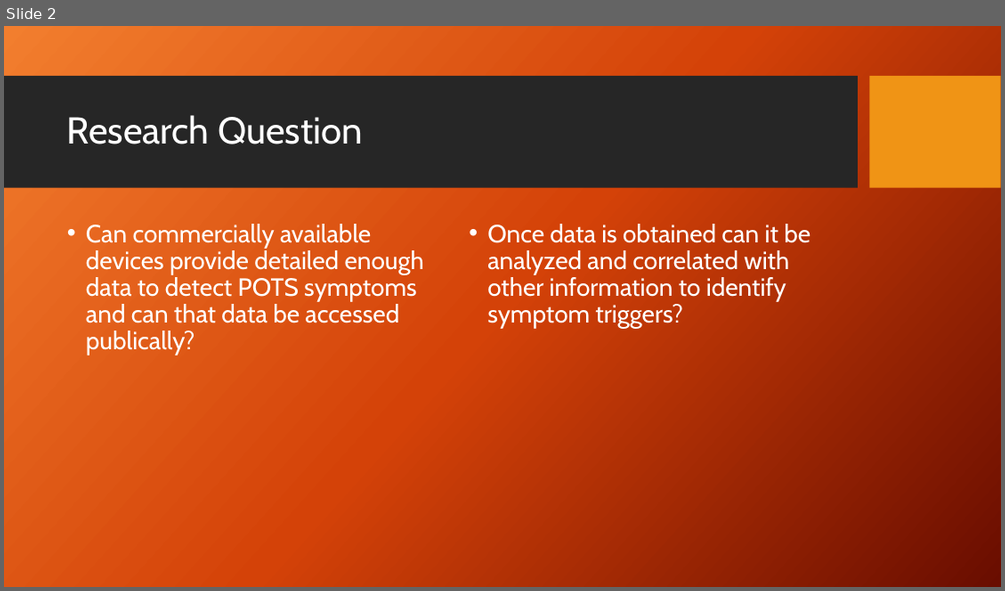
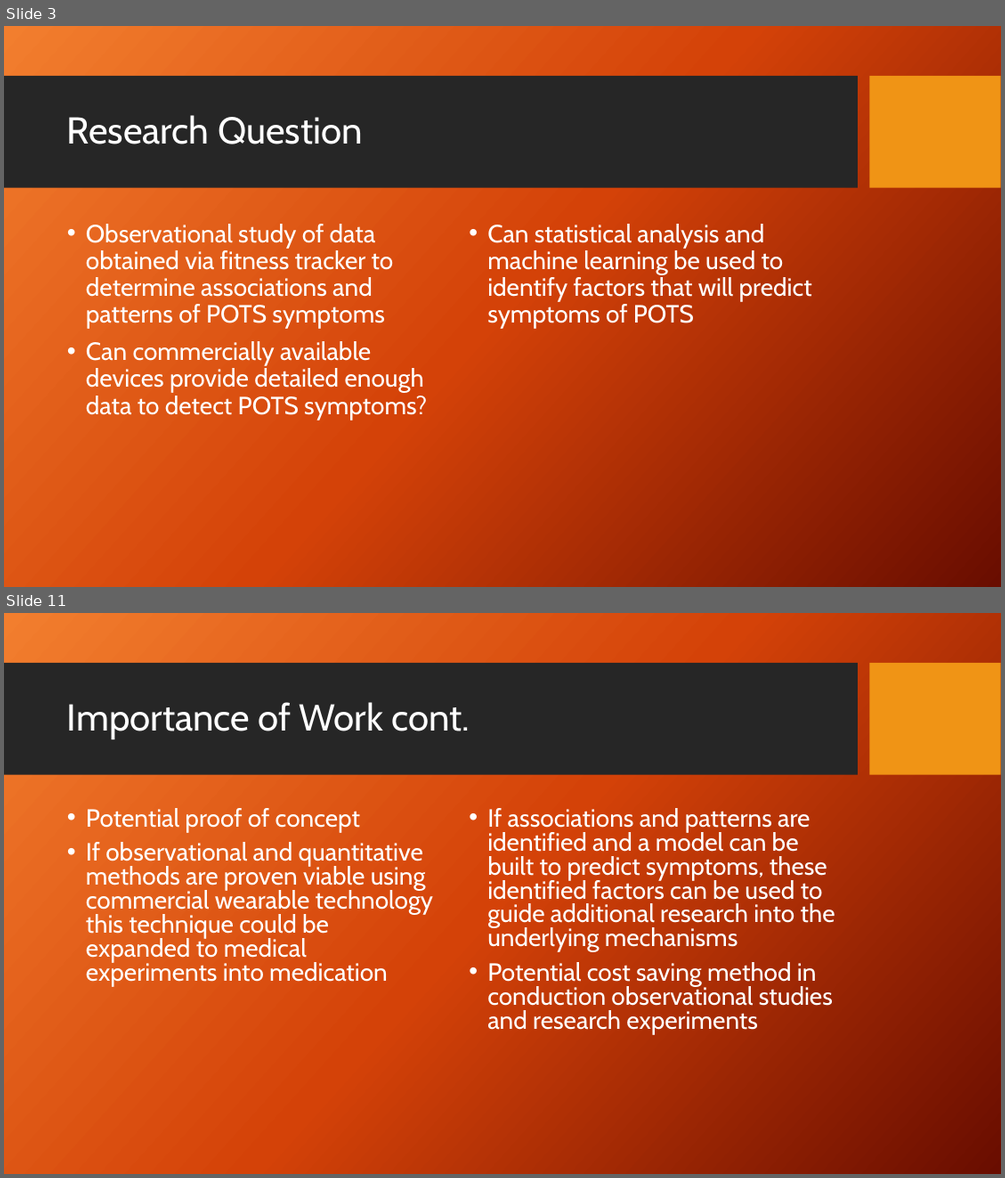
Before and after one commit to julielinx/Practicum1, a slide deck: Practicum 1 presentation.pptx. Shown one above the other, each under a label of ours: slide 2 before the commit, slides 3 and 11 after it; the slides between them are not shown. The pictures are 1005x591 and 1005x1178 pixels, drawn with LibreOffice and Linux fonts; fonts in the diff are those of the drawing; background and template pictures are left out. Boxes give left, top, right and bottom in pixels: in the first picture for what was removed or moved away, otherwise in the second. Text is boxed around its words. In the diff, an @@ line names an element or a change of style, - is before the commit and + after.

```diff
--- a/Practicum 1 presentation.pptx
+++ b/Practicum 1 presentation.pptx
@@ slide 11 added at [4,613,1001,1174], background picture (left out); not listed: 2 template elements that a slide beside it also shows @@
@@ title added at [67,702,470,739], 36 pt, text #FFFFFF @@
+Importance of Work cont.
@@ text added at [86,808,433,986], 24 pt, text #FFFFFF @@
+• Potential proof of concept
+• If observational and quantitative methods are proven viable using commercial wearable technology this technique could be expanded to medical experiments into medication
@@ text added at [487,808,835,1034], 24 pt, text #FFFFFF @@
+• If associations and patterns are identified and a model can be built to predict symptoms, these identified factors can be used to guide additional research into the underlying mechanisms
+• Potential cost saving method in conduction observational studies and research experiments
@@ what was slide 2 is now slide 3 @@
@@ slide 3 changed as well @@
@@ text at [86,224,427,419]: text changed @@
-• Can commercially available devices provide detailed enough data to detect POTS symptoms and can that data be accessed publically?
+• Observational study of data obtained via fitness tracker to determine associations and patterns of POTS symptoms
+• Can commercially available devices provide detailed enough data to detect POTS symptoms?
@@ text at [487,224,812,329]: text changed @@
-• Once data is obtained can it be analyzed and correlated with other information to identify symptom triggers?
+• Can statistical analysis and machine learning be used to identify factors that will predict symptoms of POTS
```
Also in this commit, not shown: 5 other slides changed, 7 other slides added, 1 other file.
